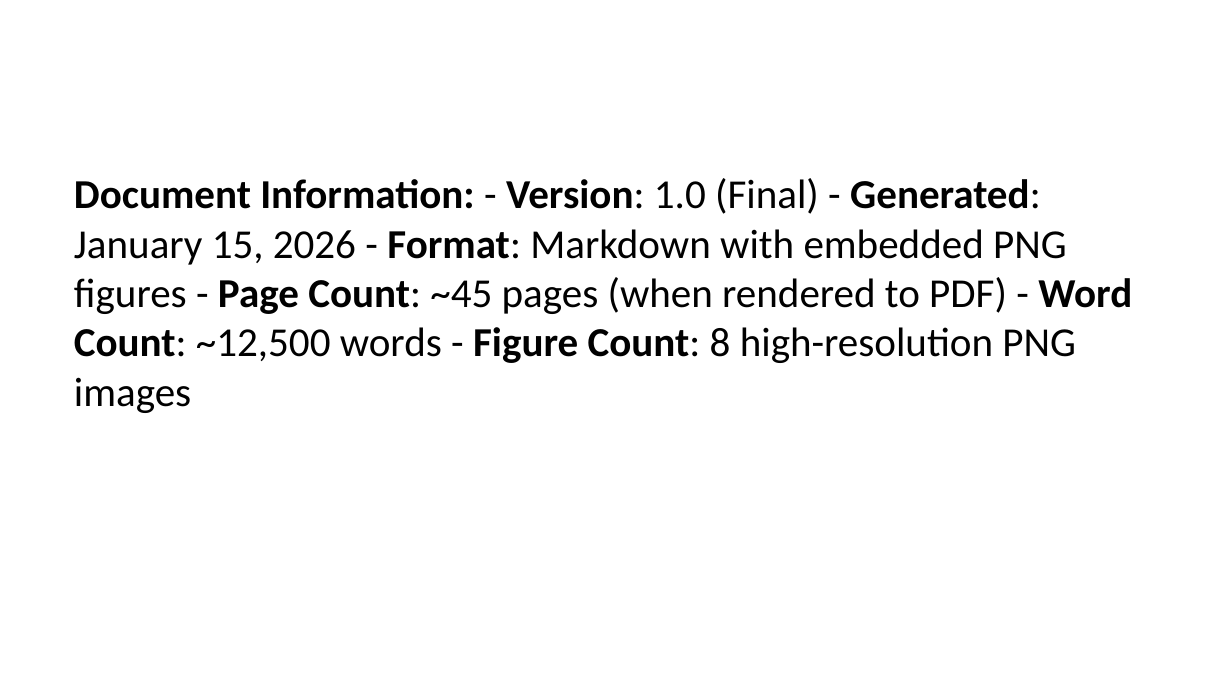
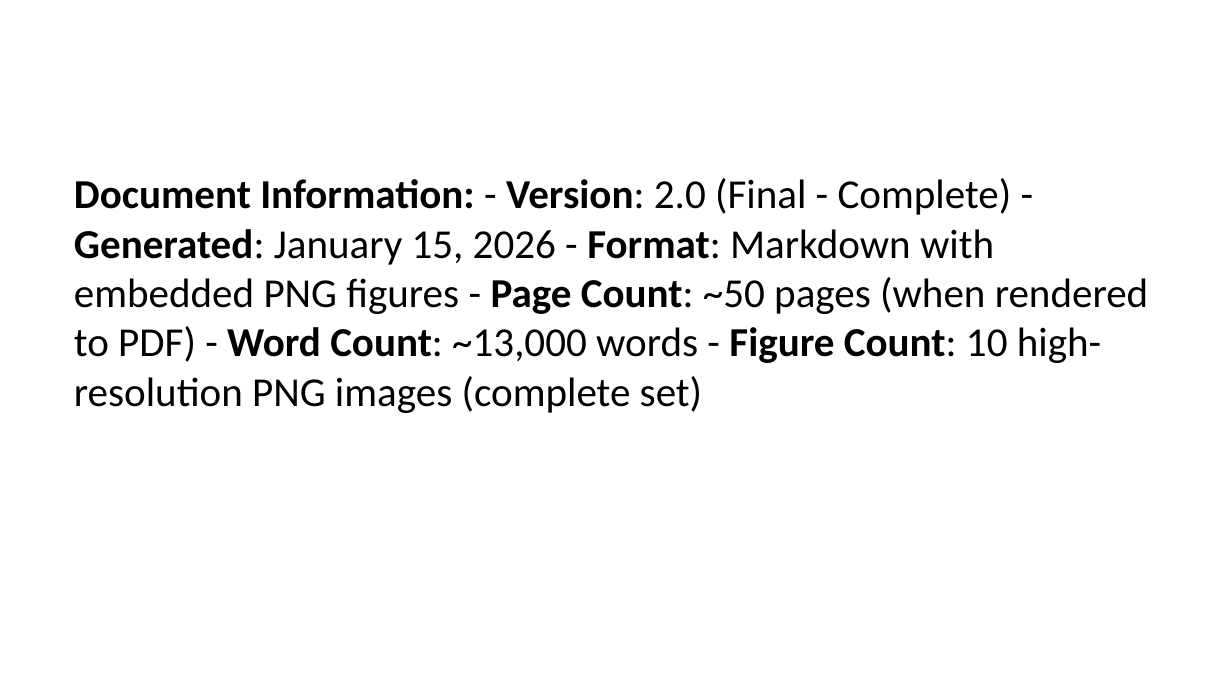
Before and after one commit to abhi-mdu/RMB600_mini_project, a slide deck: slide 31 of FINAL_PRESENTATION.pptx (slide 29 before the commit). Drawn at 1232x693 pixels with LibreOffice and Linux fonts; fonts in the diff are those of the drawing. Boxes give left, top, right and bottom in pixels: in the first picture for what was removed or moved away, otherwise in the second. Text is boxed around its words. In the diff, an @@ line names an element or a change of style, - is before the commit and + after.

Commit message:
Update report to v2.0 with complete 10-figure set - added fig2 (quaternion visualization) and fig7 (MoveJ vs MoveL comparison)

```diff
--- a/FINAL_PRESENTATION.pptx
+++ b/FINAL_PRESENTATION.pptx
@@ text at (74,178,1148,413): text changed @@
-Document Information: - Version: 1.0 (Final) - Generated: January 15, 2026 - Format: Markdown with embedded PNG figures - Page Count: ~45 pages (when rendered to PDF) - Word Count: ~12,500 words - Figure Count: 8 high-resolution PNG images
+Document Information: - Version: 2.0 (Final - Complete) - Generated: January 15, 2026 - Format: Markdown with embedded PNG figures - Page Count: ~50 pages (when rendered to PDF) - Word Count: ~13,000 words - Figure Count: 10 high-resolution PNG images (complete set)
```
Also in this commit, not shown: 8 other slides changed, 2 slides added, 27 other files.
